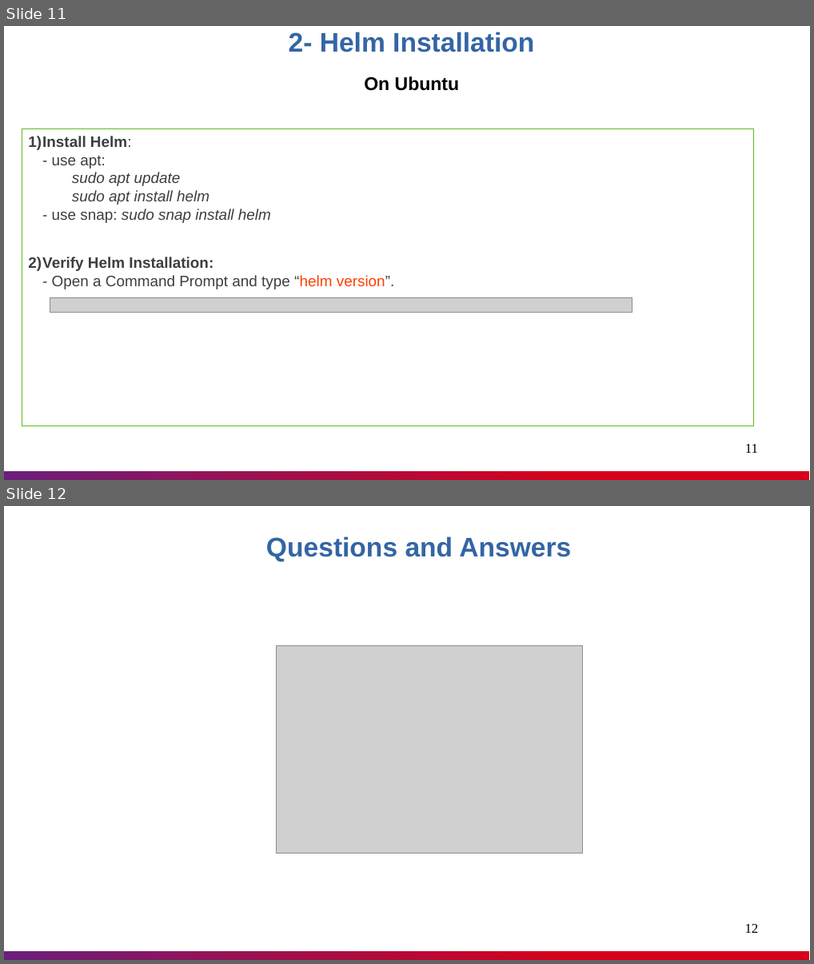
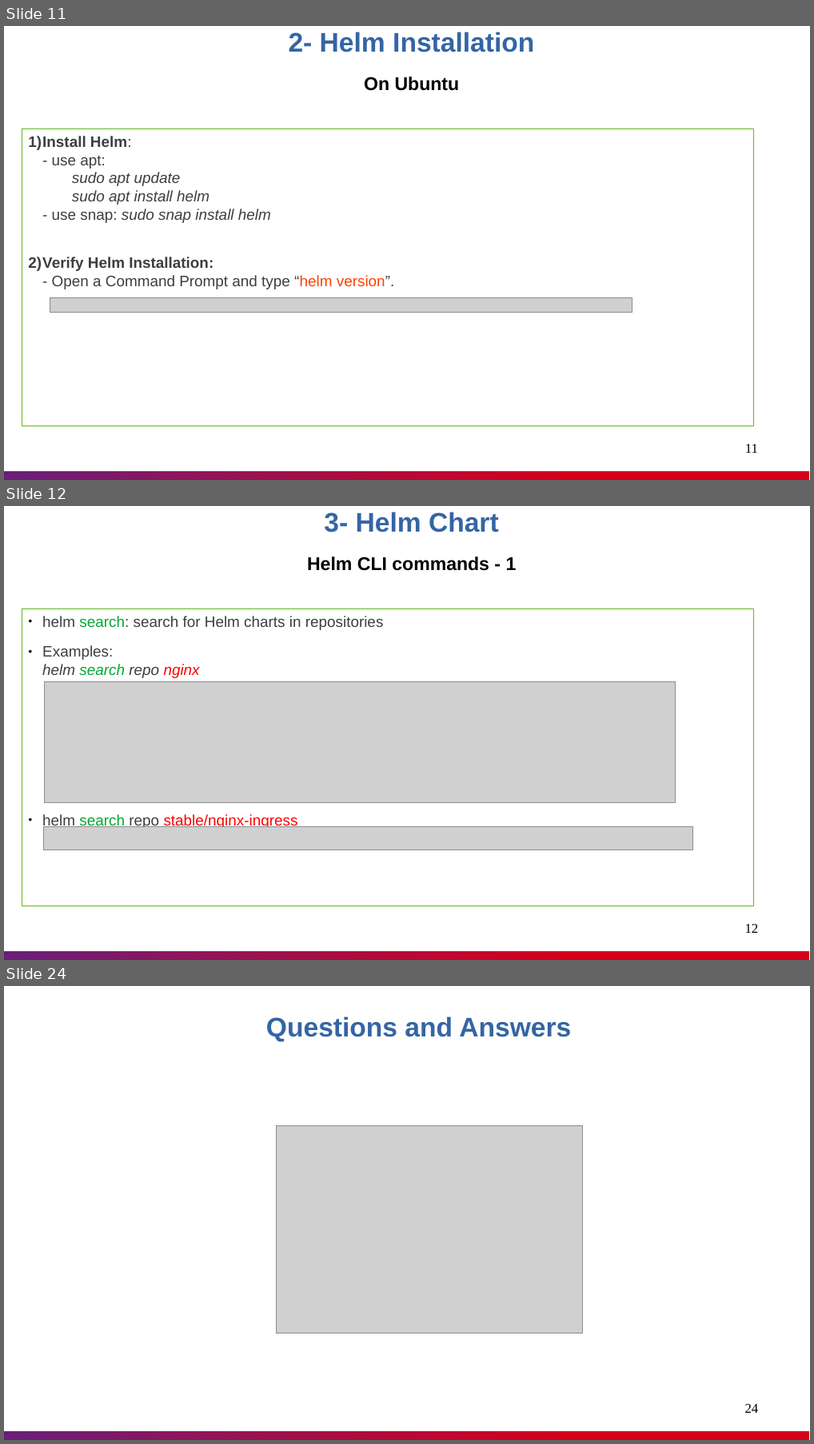
Before and after one commit to nashtech-garage/azure-devops-ci-cd, a slide deck: helm/documents/Helm_Knowledge_Sharing.pptx. Shown one above the other, each under a label of ours: slides 11 and 12 before the commit, slides 11, 12 and 24 after it; the slides between them are not shown. The pictures are 814x964 and 814x1444 pixels, drawn with LibreOffice and Linux fonts; fonts in the diff are those of the drawing; grey boxes stand for pictures. Boxes give left, top, right and bottom in pixels: in the first picture for what was removed or moved away, otherwise in the second. Text is boxed around its words. In the diff, an @@ line names an element or a change of style, - is before the commit and + after.

Commit message:
Helm: update presentation file

```diff
--- a/helm/documents/Helm_Knowledge_Sharing.pptx
+++ b/helm/documents/Helm_Knowledge_Sharing.pptx
@@ slide 12 added at (4, 506, 810, 960), background #FFFFFF; not listed: 1 template element that a slide beside it also shows @@
@@ text added at (307, 512, 517, 571), 22 pt, text #000000, bold @@
+3- Helm Chart
+Helm CLI commands - 1
@@ rectangle added at (22, 609, 754, 905), outline #5EB91E 0.51 pt, 18 pt, text #3C3E41 @@
+● helm search: search for Helm charts in repositories
+● Examples:
+  helm search repo nginx
+● helm search repo stable/nginx-ingress
@@ picture added at (45, 681, 675, 803) @@
@@ picture added at (43, 827, 694, 849) @@
@@ page number added at (746, 924, 759, 932), 16 pt, text #000000 @@
+12
@@ what was slide 12 is now slide 24 @@
@@ page number at (746, 1404, 759, 1412): text changed @@
-12
+24
```
Also in this commit, not shown: 2 slides changed, 12 other slides added, 1 slide removed.
